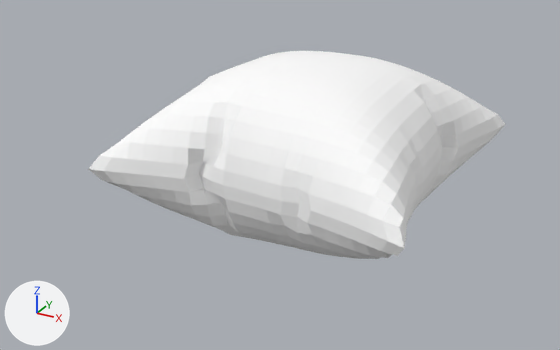
The glTF model public/assets/models/room-pillow.glb as it was, and as the next commit left it.
The view is the same before and after, from a camera (50 mm lens) standing at (2.06, -4.17, 2.39) and looking at (-0.14, -0.17, 0.39). Arrows for +X, +Y and +Z are at lower left; the lights stay in place. The first picture is the older version. Vertices at exactly the same position are counted once.
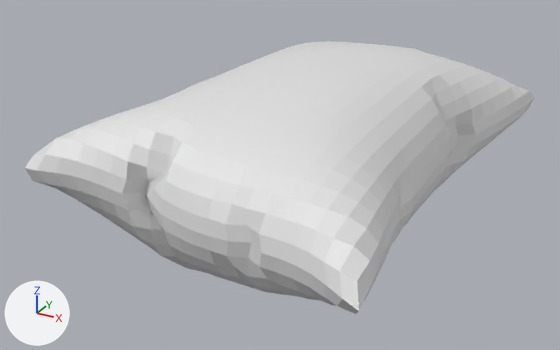
Where the change shows, as pixel boxes (x1, y1, x2, y2) in the pictures (560 x 350 px):
```json
{"object": "Plane", "change": "recoloured, reshaped, rescaled", "before": [88, 51, 506, 259], "after": [25, 41, 534, 314], "on screen": "22% wider, 31% taller"}
```

The change, as JSON lines over the scene's bpy script:
```json
{"op": "add", "block": "mat_material_001", "code": ["mat_material_001 = principled_material('Material.001')", "mat_material_001.base_color = (0.767, 0.767, 0.767)  # light grey #e3e3e3"]}
{"block": "me_plane", "where": "# used by ob_plane; location = (0.0, 0.0, 0.562); scale = (0.999, 0.999, 0.999)"}
{"op": "remove", "block": "me_plane", "code": "me_plane.from_pydata(...)  # 1052 vertices, 2100 faces; spans x -1.0..1.0, y -1.0..1.0, z -0.56..0.56"}
{"op": "remove", "block": "me_plane", "code": "me_plane.materials.append(mat_pillow_white)  # white #ffffff"}
{"op": "add", "block": "me_plane", "code": "me_plane.from_pydata(...)  # 1052 vertices, 2100 faces; spans x -1.0..1.0, y -0.89..0.89, z -0.53..0.53"}
{"block": "me_plane", "change": "me_plane part 1: 1052 of 1052 vertices moved; they spanned x -1.0..1.0, y -1.0..1.0, z -0.56..0.56 and now span x -1.0..1.0, y -0.89..0.89, z -0.53..0.53; mean shift (0.02, -0.01, 0.02)"}
{"op": "add", "block": "me_plane", "code": "me_plane.materials.append(mat_material_001)  # light grey #e3e3e3"}
{"op": "set", "path": "ob_plane.scale", "old": "(0.999, 0.999, 0.999)", "new": "(1.06, 1.92, 1.06)"}
```
